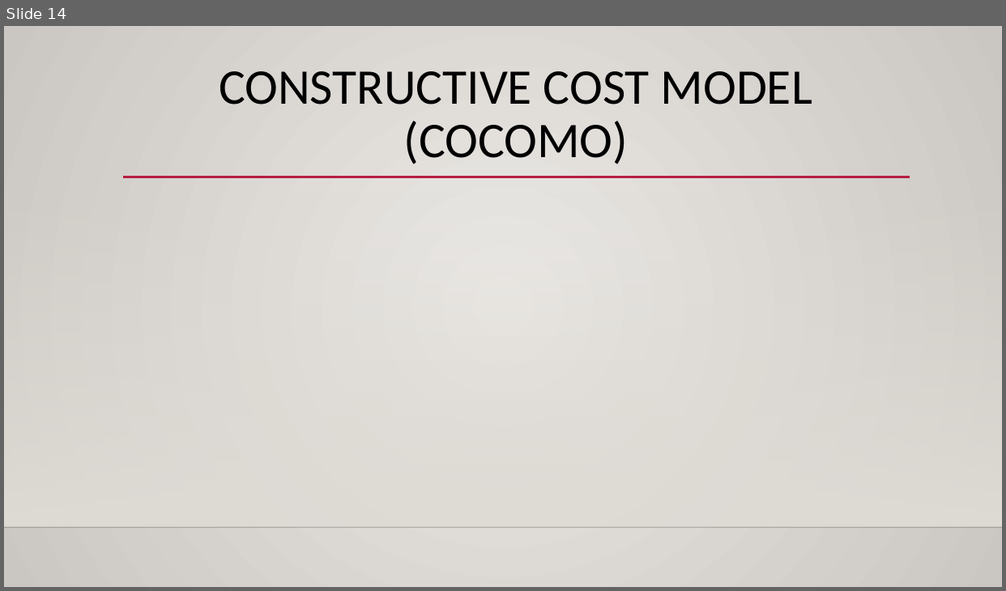
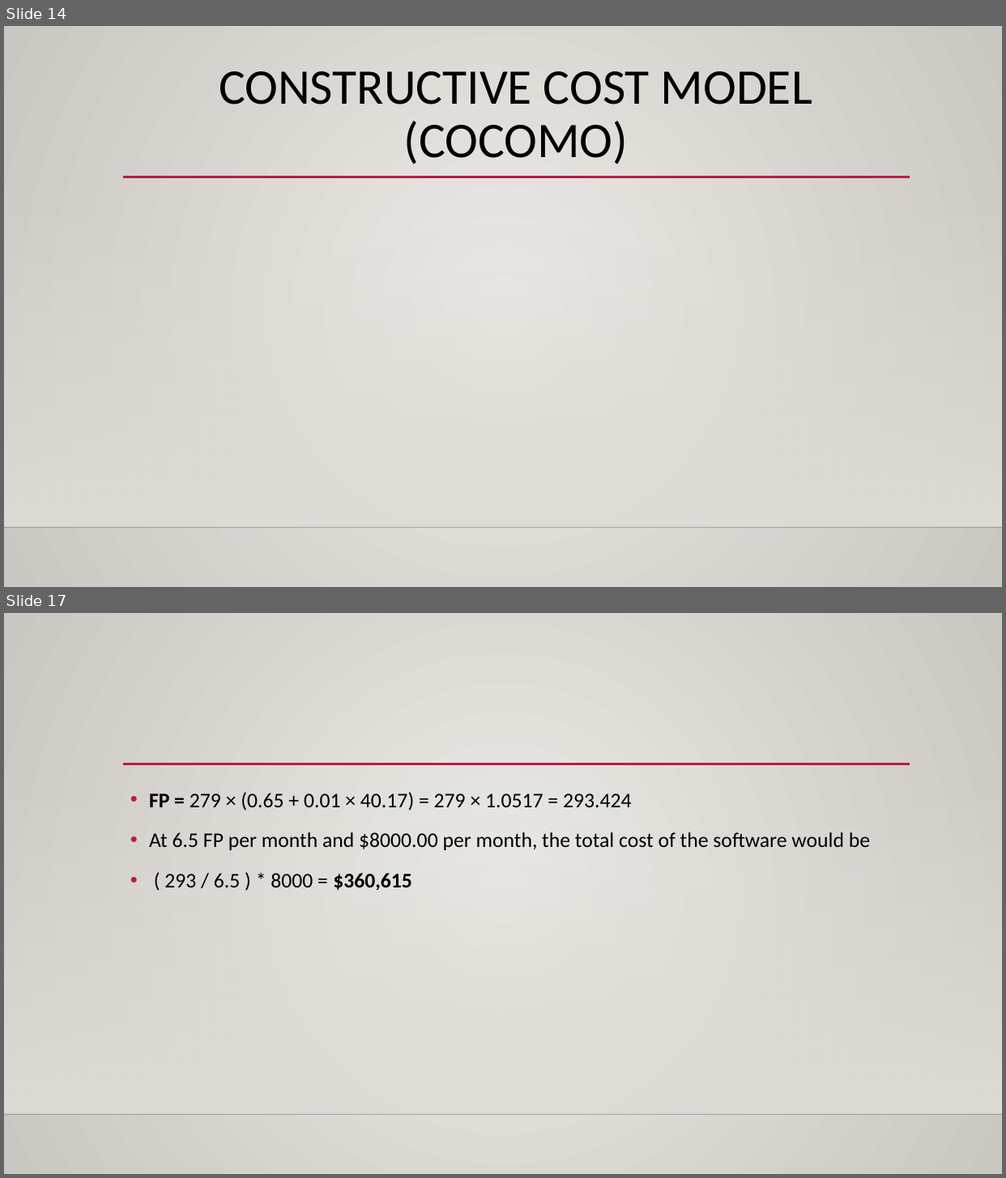
Before and after one commit to FergK/PhoenixHotel, a slide deck: TeamPhoenixPitchDeck.pptx. Shown one above the other, each under a label of ours: slide 14 before the commit, slides 14 and 17 after it; the slides between them are not shown. The pictures are 1006x591 and 1006x1178 pixels, drawn with LibreOffice and Linux fonts; fonts in the diff are those of the drawing; grey boxes stand for pictures; background and template pictures are left out. Boxes give left, top, right and bottom in pixels: in the first picture for what was removed or moved away, otherwise in the second. Text is boxed around its words. In the diff, an @@ line names an element or a change of style, - is before the commit and + after.

```diff
--- a/TeamPhoenixPitchDeck.pptx
+++ b/TeamPhoenixPitchDeck.pptx
@@ slide 17 added at [4, 613, 1002, 1174], background gradient #ECEAE7 to #CAC7C1; not listed: 3 template elements that a slide beside it also shows @@
@@ text added at [149, 792, 870, 891], 20 pt, text #000000 @@
+• FP = 279 × (0.65 + 0.01 × 40.17) = 279 × 1.0517 = 293.424
+• At 6.5 FP per month and $8000.00 per month, the total cost of the software would be
+• ( 293 / 6.5 ) * 8000 = $360,615
```
Also in this commit, not shown: 2 slides changed, 1 other slide added.
